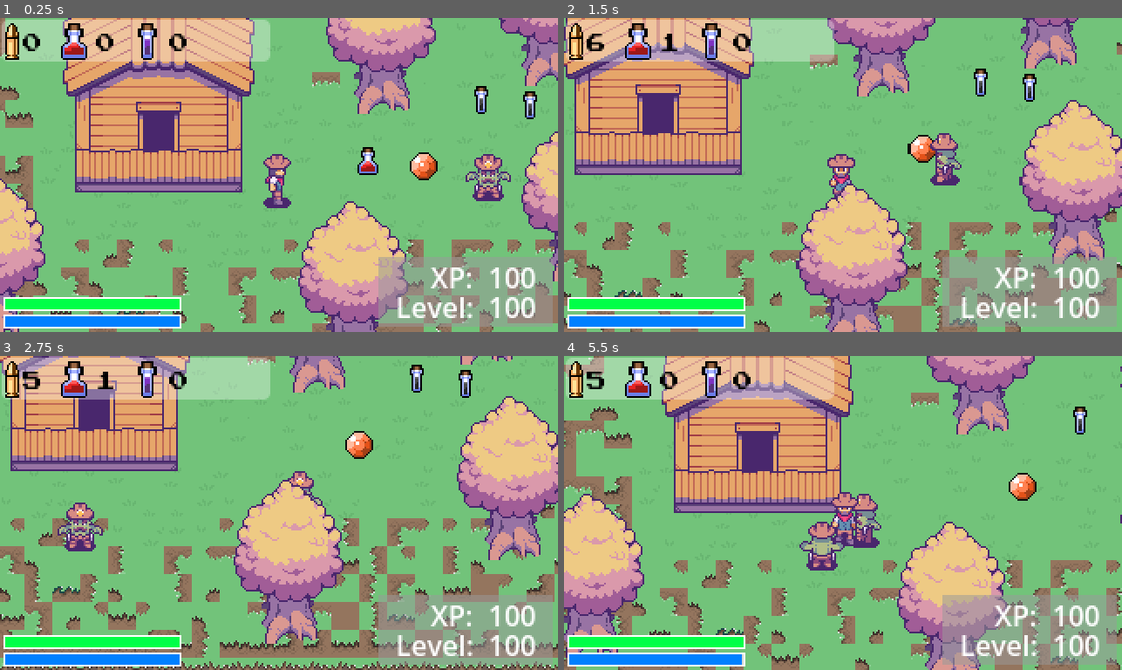
Above: before the commit, frames 1-4 (two rows, left to right).
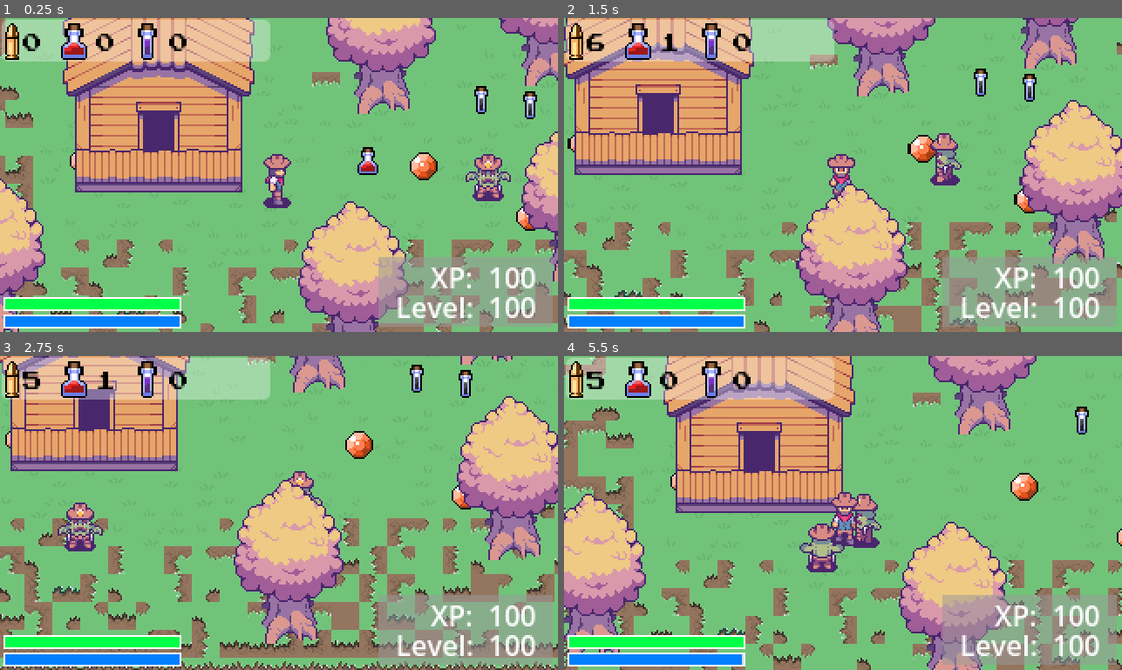
Above: after the commit, the same moments.

Repository: davidsullivanbfhs/rpg_2d_topdown
Game: Godot game, scene res://Scenes/main.tscn
Same seed, same stepped clock (60 frames per second), same inputs: the game is played once before the commit and once after it.
Inputs:
- Up to frame 1 (0.25 s): no input
- Up to frame 2 (1.5 s): hold D (Right) 0.53-1.28 s; hold 1 (ConsumeHealthPotion) 0.53-1.28 s; hold S (Down) from 1.28 s (still down); tap 2 (ConsumeStaminaPotion) at 1.35 s
- Up to frame 3 (2.75 s): release S (Down) at 2.03 s; hold D (Right) from 2.03 s (still down); hold Ctrl (Shoot) from 2.03 s (still down)
- Up to frame 4 (5.5 s): release Ctrl (Shoot) at 2.78 s; tap Space (Sprint) at 2.85 s; release D (Right) at 3.53 s; hold W (Top) 3.53-4.28 s; hold A (Left) 3.53-5.03 s; tap 1 (ConsumeHealthPotion) at 4.35 s; hold S (Down) from 5.03 s (still down); hold 2 (ConsumeStaminaPotion) from 5.03 s (still down)

The runs differ from the first frame. In frame 1, 0.2% of the frame differs, in the area x 12-96%, y 42-68%; in frame 2, 0.2%; in frame 3, 0.2%; in frame 4, 11%, in the area x 0-100%, y 0-100%.

Commit message:
Update pickup_spawner.gd

Diff:
--- a/Scripts/pickup_spawner.gd
+++ b/Scripts/pickup_spawner.gd
@@ -1,6 +1,4 @@
 extends Node2D
-
-#BUG items only spawn once
 
 
 #get current spawn count
@@ -21,16 +19,18 @@
 # Called when the node enters the scene tree for the first time.
 func _ready() -> void:
 	# Spawn between 5 and 10 pickups at the beginning, dont need a timer
-	var spawn_pickup_amount = rng.randf_range(10, max_items)
+	var spawn_pickup_amount = rng.randi_range(10, max_items) #changed this to random integar
+	print("spawn_pickup_amount: ", spawn_pickup_amount)
 	spawn_pickups(spawn_pickup_amount)
 
 
 func spawn_pickups(amount):
 	var attempts = 0
 	var max_attempts = 100
-	var spawned = false
+	var spawned = 0 #changed this to a int to check against amount
 
-	while not spawned and attempts < max_attempts:
+	while spawned < amount and attempts < max_attempts:
+		attempts += 1 # increment this
 		### a second way to specify where to spawn enemies using a tilemap layer as a spawn layer
 		## create an array of used cells on a layer
 		var groundtiles = tilemap.get_used_cells(Global.SPAWN_LAYER)
@@ -48,10 +48,9 @@
 			pickup.item = Global.Pickups.values()[randi() % 3]
 			pickup.position = tilemap.map_to_local(random_position2) + Vector2(tilemap.tile_set.tile_size.x, tilemap.tile_set.tile_size.y)/2
 			spawned_pickups.add_child(pickup)
-			spawned = true
-			print("spawned an item")
-		else:
-			attempts += 1
+			spawned += 1 #add another spawn
+			#print("spawned an item")
+
 
 	if attempts >= max_attempts:
 		print("Warning: Could not find a valid location")
